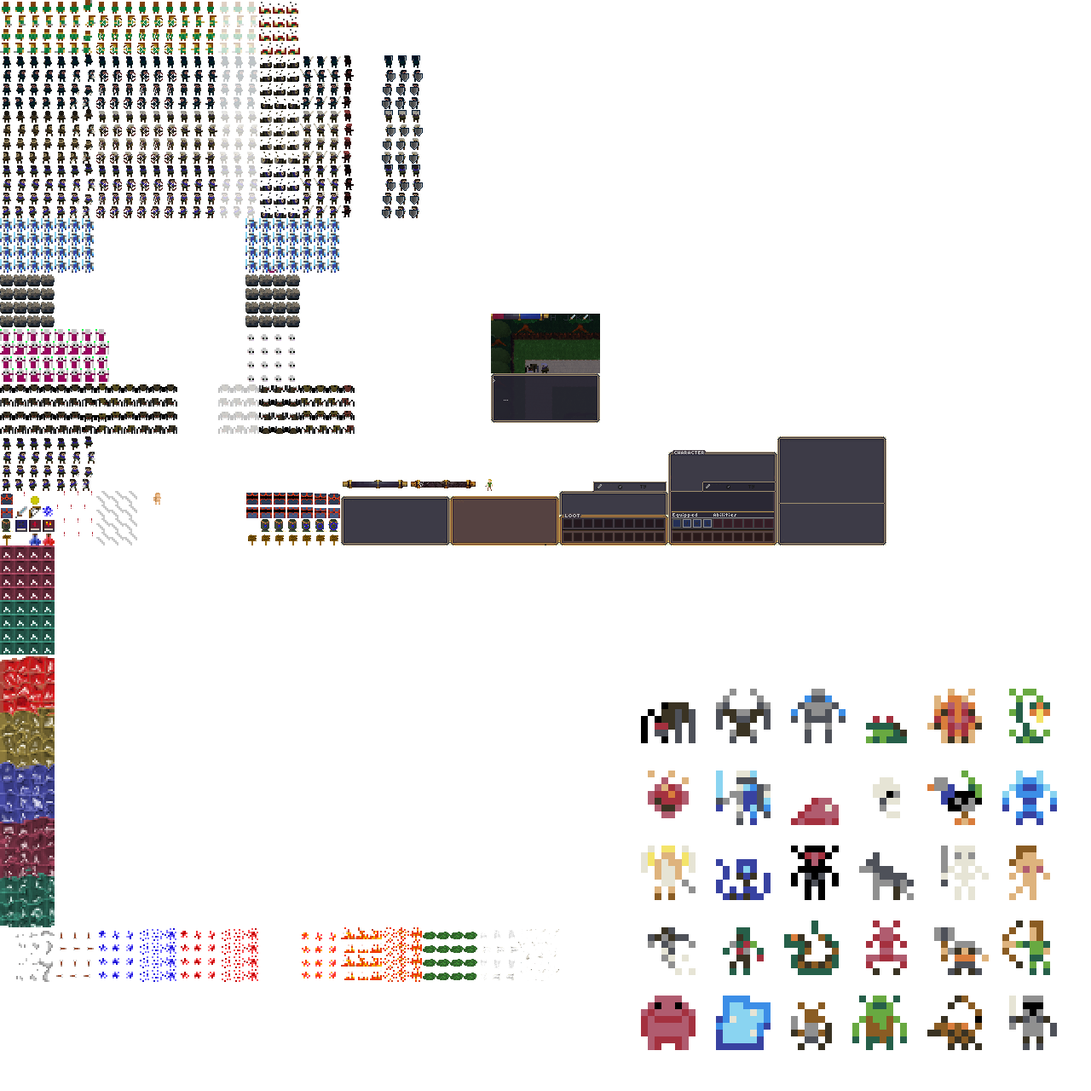
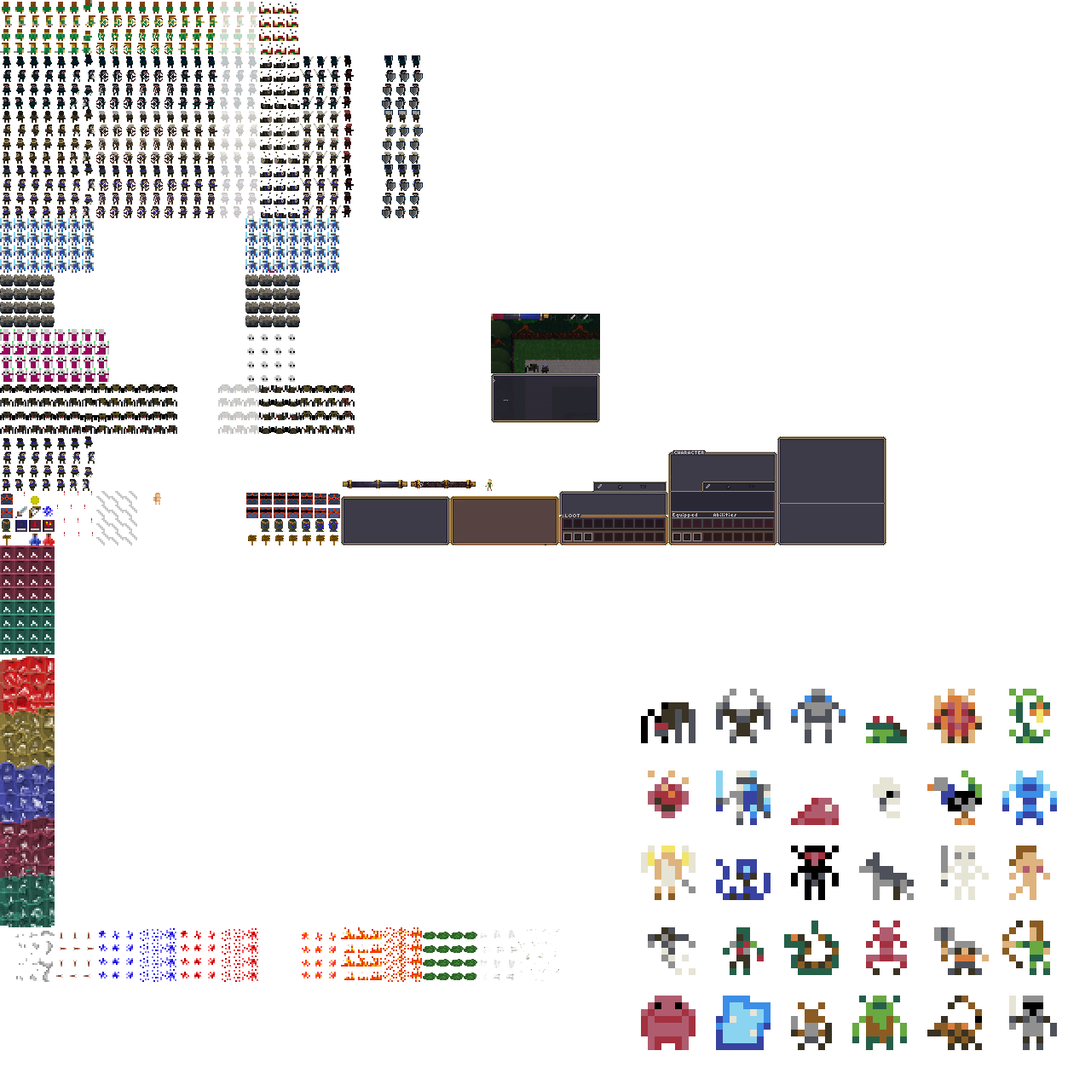
Before/after of a 1091 × 1091 layered artwork. What changed in the layer stack:
painted on "pixels.png" over [563, 518, 713, 542]
